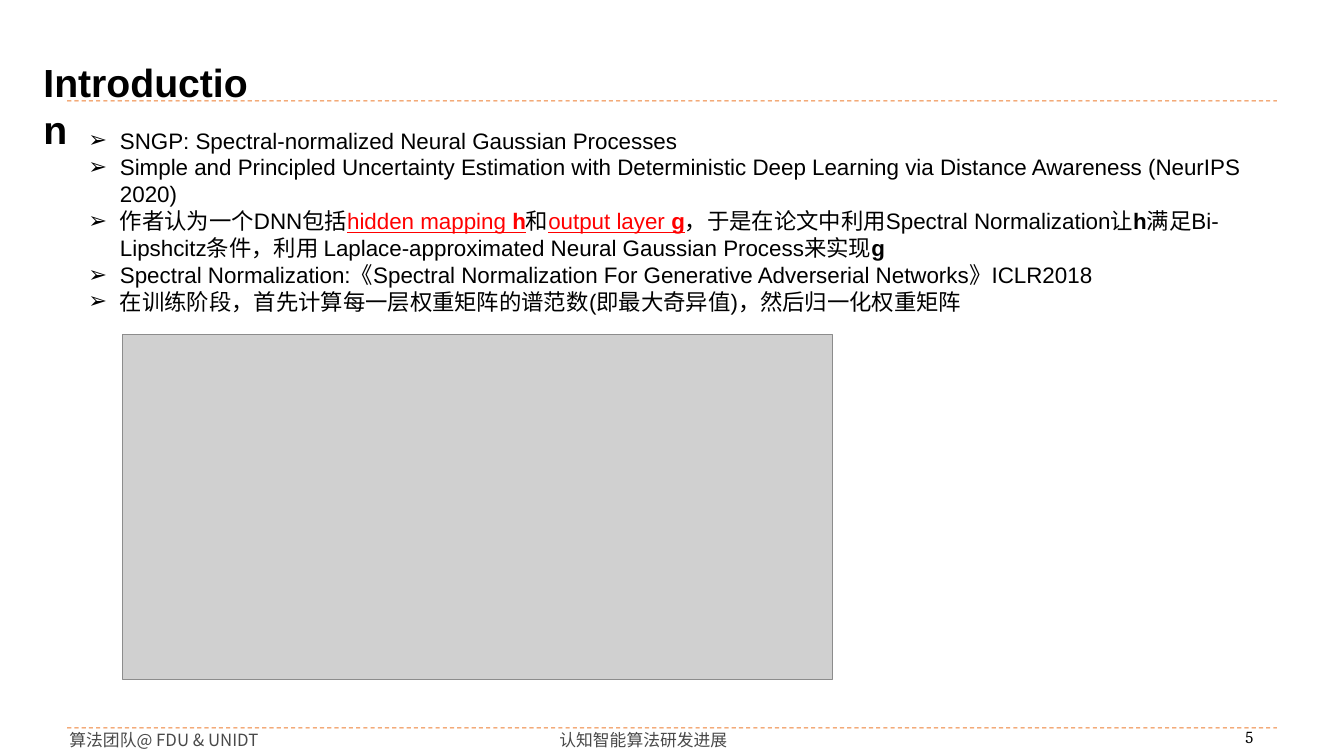
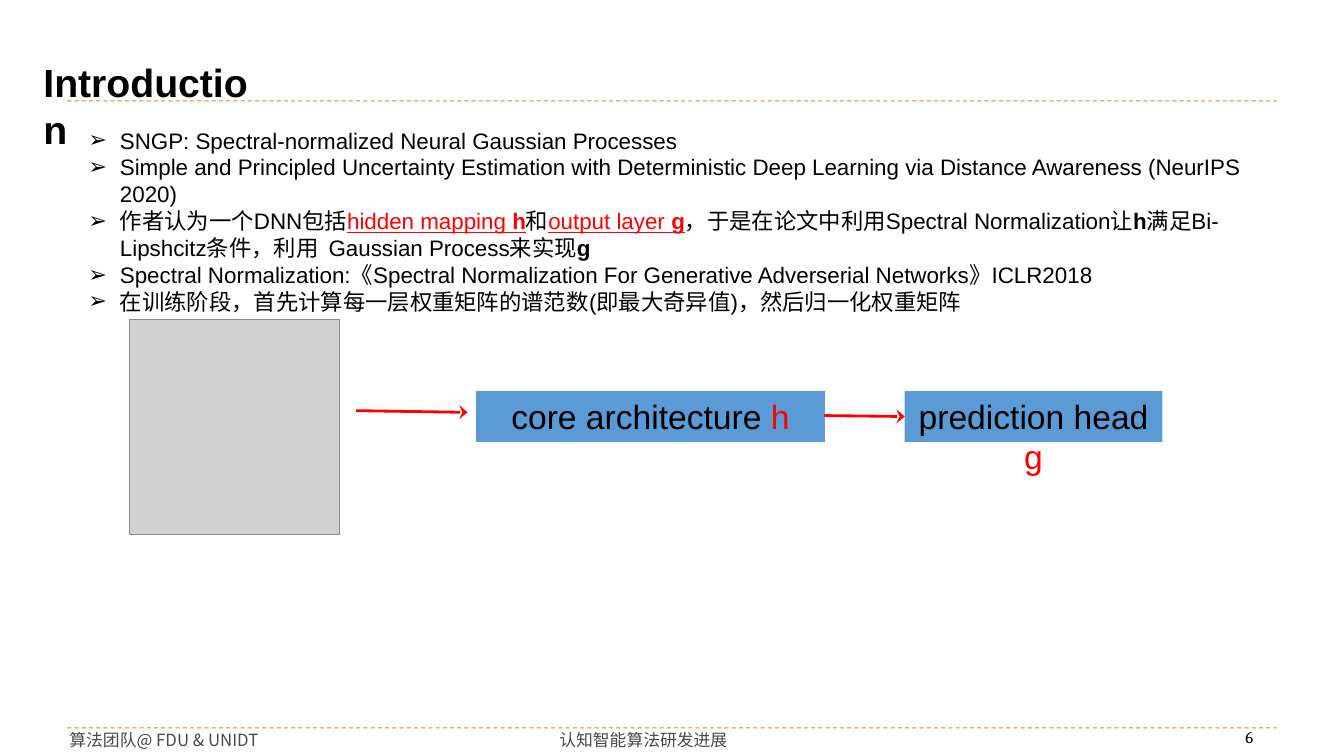
Before and after one commit to buyizhiyou/YYMUncertainty, a slide deck: slide 6 of pre/ddu_pre.pptx (slide 5 before the commit). Drawn at 1344x756 pixels with LibreOffice and Linux fonts; fonts in the diff are those of the drawing; grey boxes stand for pictures; background and template pictures are left out. Boxes give left, top, right and bottom in pixels: in the first picture for what was removed or moved away, otherwise in the second. Text is boxed around its words. In the diff, an @@ line names an element or a change of style, - is before the commit and + after.

```diff
--- a/pre/ddu_pre.pptx
+++ b/pre/ddu_pre.pptx
@@ text at (x1=120, y1=210, x2=1219, y2=261): text changed @@
-➢ 作者认为一个DNN包括hidden mapping h和output layer g，于是在论文中利用Spectral Normalization让h满足Bi-Lipshcitz条件，利用 Laplace-approximated Neural Gaussian Process来实现g
+➢ 作者认为一个DNN包括hidden mapping h和output layer g，于是在论文中利用Spectral Normalization让h满足Bi-Lipshcitz条件，利用 Gaussian Process来实现g
@@ picture removed at (x1=123, y1=335, x2=834, y2=680) @@
@@ group added at (x1=130, y1=320, x2=1164, y2=535): 2 rectangles, 2 arrows, 1 picture @@
+core architecture h
+prediction head g
@@ page number at (x1=1245, y1=728, x2=1253, y2=743): text changed @@
-5
+6
```
Also in this commit, not shown: 13 other slides changed, 6 slides added, 3 slides removed, 10 other files.
